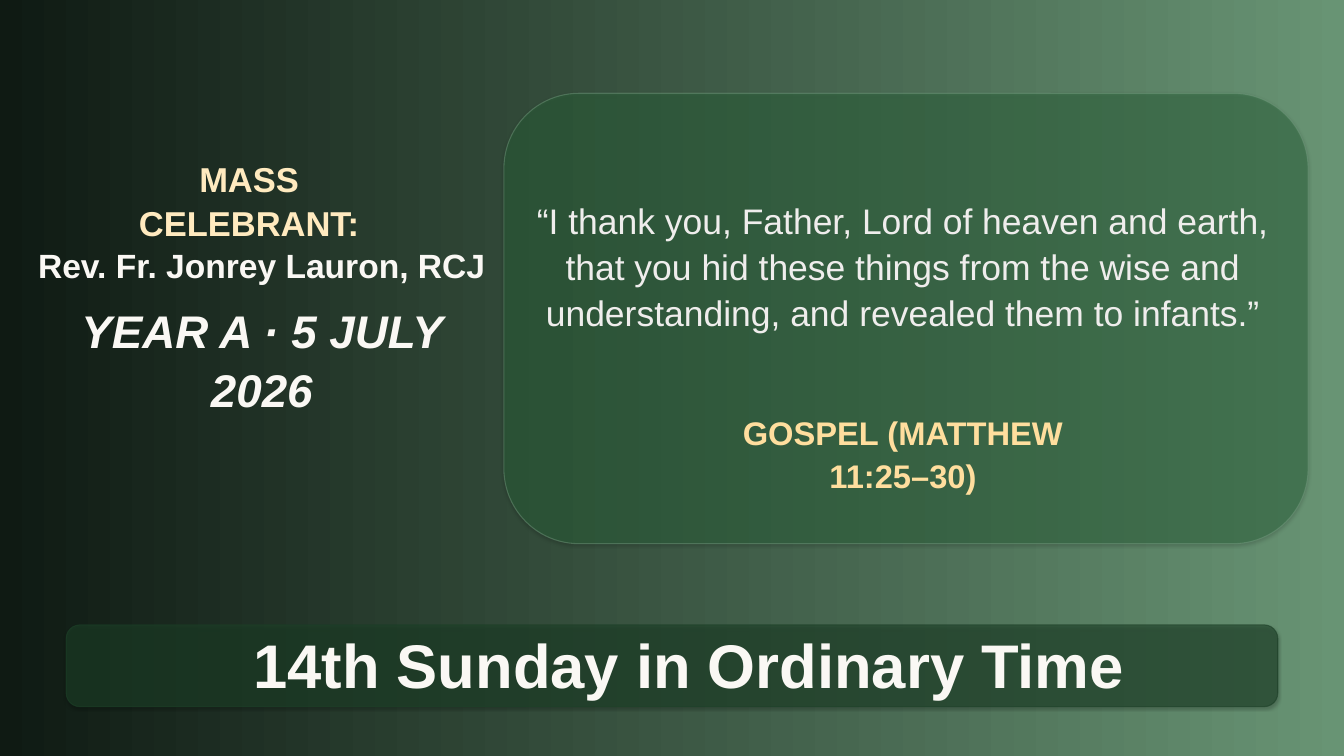
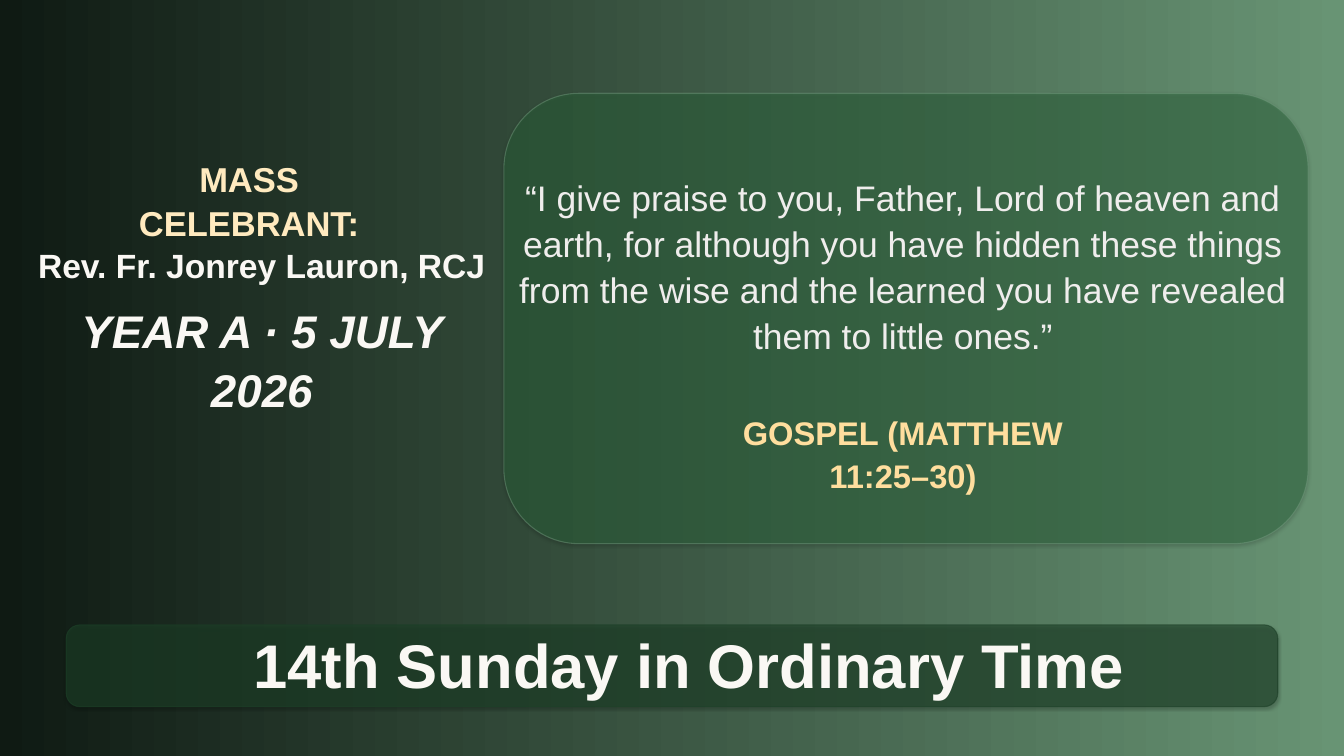
Before and after one commit to divinogabriel9/verbum, a slide deck: slide 32 of outputs/GFCC5Jul2026_14thSundayinOrdinaryTime.pptx (slide 34 before the commit). Drawn at 1344x756 pixels with LibreOffice and Linux fonts; fonts in the diff are those of the drawing. Boxes give left, top, right and bottom in pixels: in the first picture for what was removed or moved away, otherwise in the second. Text is boxed around its words. In the diff, an @@ line names an element or a change of style, - is before the commit and + after.

```diff
--- a/outputs/GFCC5Jul2026_14thSundayinOrdinaryTime.pptx
+++ b/outputs/GFCC5Jul2026_14thSundayinOrdinaryTime.pptx
@@ text at (519, 185, 1286, 350): text changed @@
-“I thank you, Father, Lord of heaven and earth, that you hid these things from the wise and understanding, and revealed them to infants.”
+“I give praise to you, Father, Lord of heaven and earth, for although you have hidden these things from the wise and the learned you have revealed them to little ones.”
```
Also in this commit, not shown: 11 other slides changed, 13 slides added, 16 slides removed, 19 other files.
